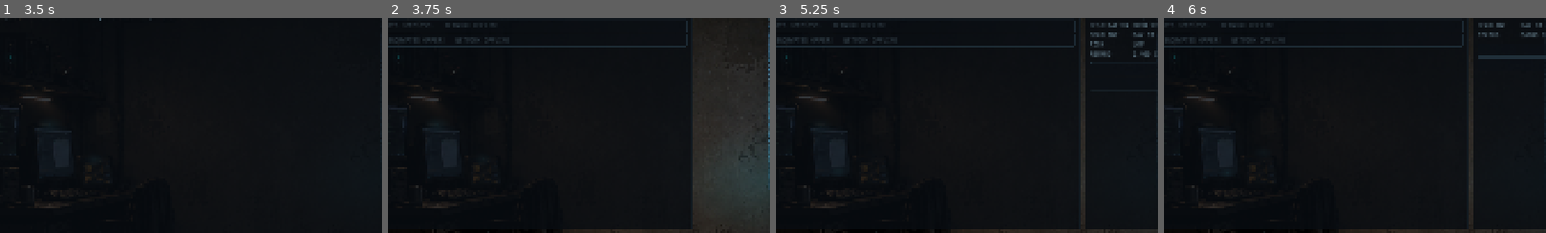
Above: before the commit, frames 1-4 (left to right).
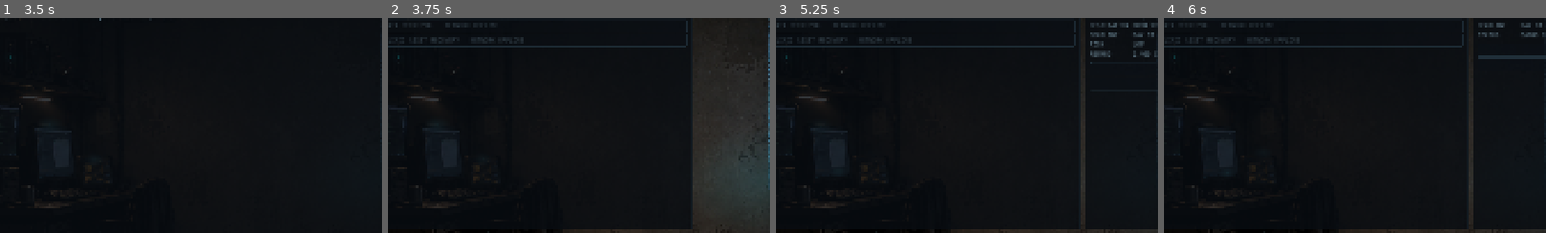
Above: after the commit, the same moments.

Repository: merlinbr/operator
Game: Godot game, scene res://scenes/main/main.tscn
The game is run twice, just before and just after one commit, with the same random seed, the same clock (stepped at 60 frames per second) and the same inputs.
Inputs:
- Up to frame 1 (3.5 s): click "COLLAPSE ▲" at 0.5 s; click "EXPAND ▼" at 1.25 s; click "◈" at 2 s; click "✉" at 2.75 s
- Up to frame 2 (3.75 s): click "▣" at 3.5 s
- Up to frame 3 (5.25 s): click "!" at 4.25 s; click "COLD-CHAIN DELIVERY 1,400 CR" at 5 s
- Up to frame 4 (6 s): click "ACCEPT" at 5.75 s
The pictures show only the part of the screen within x 6-56%, y 18-68%; the shares and areas given below are measured in that part.

Frame 1 is identical in both runs. In frame 2, 0.2% of the frame differs, in the area x 2-36%, y 3-12%; in frame 3, 0.2%; in frame 4, 0.2%.

Commit message:
feat: add early contract portfolio catalog

Diff:
--- a/data/contracts/contract_catalog.gd
+++ b/data/contracts/contract_catalog.gd
@@ -18,64 +18,77 @@
 			"phase": &"offer",
 			"resolution_id": &"",
 			"proceed_minutes": 80,
+			"proceed_label": "DOCK 17",
+			"accept_message": "Keep it cold. Keep it boring.",
+			"proceed_message": "Customs is fishing for an excuse.",
 			"complication": {
 				"title": "CUSTOMS HOLD // DOCK 17",
 				"body": "Cold-chain cargo flagged for manual inspection.",
 				"choices": [
-					{
-						"id": &"pay_fee", "label": "PAY CLEARANCE FEE // 250 CR",
-						"credit_delta": 1150, "heat_delta": 0, "terminal_status": &"completed",
-						"preview": "+1,150 CR // HEAT +0 // CONTRACT COMPLETE",
-						"result": "CLEARANCE PAID // CARGO RELEASED",
-					},
-					{
-						"id": &"call_mara", "label": "CALL MARA",
-						"credit_delta": 1400, "heat_delta": 0, "terminal_status": &"completed",
-						"sets_mara_favor_owed": true,
-						"preview": "+1,400 CR // HEAT +0 // CONTRACT COMPLETE // MARA FAVOR OWED",
-						"result": "MARA CALLED // FAVOR OWED",
-					},
-					{
-						"id": &"bypass", "label": "BYPASS INSPECTION",
-						"credit_delta": 1400, "heat_delta": 2, "terminal_status": &"completed",
-						"preview": "+1,400 CR // HEAT +2 // CONTRACT COMPLETE",
-						"result": "INSPECTION BYPASSED // CAMERAS ALERTED",
-					},
-					{
-						"id": &"abort", "label": "ABORT DELIVERY",
-						"credit_delta": 0, "heat_delta": 0, "terminal_status": &"failed",
-						"preview": "+0 CR // HEAT +0 // CONTRACT FAILED",
-						"result": "DELIVERY ABORTED // CARGO LOST",
-					},
+					{"id": &"pay_fee", "label": "PAY CLEARANCE FEE // 250 CR", "credit_delta": 1150, "heat_delta": 0, "terminal_status": &"completed", "unlocks_contract_id": &"data_retrieval", "preview": "+1,150 CR // HEAT +0 // CONTRACT COMPLETE", "result": "CLEARANCE PAID // CARGO RELEASED", "ticker": "CONTRACT COMPLETE // +1,150 CR", "message_sender": "MARA", "message_preview": "Paperwork cost less than a seizure."},
+					{"id": &"call_mara", "label": "CALL MARA", "credit_delta": 1400, "heat_delta": 0, "terminal_status": &"completed", "sets_mara_favor_owed": true, "unlocks_contract_id": &"data_retrieval", "preview": "+1,400 CR // HEAT +0 // CONTRACT COMPLETE // MARA FAVOR OWED", "result": "MARA CALLED // FAVOR OWED", "ticker": "CONTRACT COMPLETE // +1,400 CR", "message_sender": "MARA", "message_preview": "You owe me one."},
+					{"id": &"bypass", "label": "BYPASS INSPECTION", "credit_delta": 1400, "heat_delta": 2, "terminal_status": &"completed", "unlocks_contract_id": &"data_retrieval", "preview": "+1,400 CR // HEAT +2 // CONTRACT COMPLETE", "result": "INSPECTION BYPASSED // CAMERAS ALERTED", "ticker": "CONTRACT COMPLETE // +1,400 CR // HEAT +2", "message_sender": "MARA", "message_preview": "The crate moved; so did their cameras."},
+					{"id": &"abort", "label": "ABORT DELIVERY", "credit_delta": 0, "heat_delta": 0, "terminal_status": &"failed", "unlocks_contract_id": &"data_retrieval", "preview": "+0 CR // HEAT +0 // CONTRACT FAILED", "result": "DELIVERY ABORTED // CARGO LOST", "ticker": "CONTRACT FAILED // DELIVERY ABORTED", "message_sender": "MARA", "message_preview": "Walking was cheaper than escalation."},
 				],
 			},
 		},
 		{
 			"id": &"data_retrieval",
-			"title": "Data Retrieval",
-			"client": "[REDACTED]",
+			"code": "D-207",
+			"title": "DATA RETRIEVAL",
+			"client": "Northline Systems",
 			"reward_credits": 4200,
 			"risk": "ELEVATED",
-			"destination": "SECTOR 9",
-			"deadline_day": 0,
-			"deadline_minute": 0,
+			"destination": "SECTOR 9 // TRANSIT EXCHANGE",
+			"deadline_day": 15,
+			"deadline_minute": 7 * 60,
 			"is_playable": false,
 			"status": &"available",
 			"phase": &"offer",
 			"resolution_id": &"",
+			"proceed_minutes": 55,
+			"proceed_label": "TRANSIT EXCHANGE",
+			"accept_message": "Northline pays for silence. Keep the shard intact.",
+			"proceed_message": "The kiosk is live. Corporate audit is already on it.",
+			"complication": {
+				"title": "REMOTE AUDIT // TRANSIT EXCHANGE",
+				"body": "The service kiosk holding the controller shard is under corporate audit.",
+				"choices": [
+					{"id": &"spoof_credentials", "label": "SPOOF SERVICE CREDENTIALS", "credit_delta": 4200, "heat_delta": 0, "terminal_status": &"completed", "max_heat": 3, "unlocks_contract_id": &"clinic_asset_recovery", "preview": "+4,200 CR // HEAT +0 // CONTRACT COMPLETE", "result": "CREDENTIALS SPOOFED // SHARD RETRIEVED", "ticker": "CONTRACT COMPLETE // +4,200 CR", "message_sender": "MARA", "message_preview": "Clean work. Northline will not see your name."},
+					{"id": &"buy_token", "label": "BUY CLEAN ACCESS TOKEN // 400 CR", "credit_delta": 3800, "heat_delta": 0, "terminal_status": &"completed", "unlocks_contract_id": &"clinic_asset_recovery", "preview": "+3,800 CR // HEAT +0 // CONTRACT COMPLETE", "result": "AUDITED ACCESS PURCHASED // SHARD RETRIEVED", "ticker": "CONTRACT COMPLETE // +3,800 CR", "message_sender": "MARA", "message_preview": "Expensive, but nobody is looking for you."},
+					{"id": &"force_readout", "label": "FORCE KIOSK READOUT", "credit_delta": 4200, "heat_delta": 1, "terminal_status": &"completed", "unlocks_contract_id": &"clinic_asset_recovery", "preview": "+4,200 CR // HEAT +1 // CONTRACT COMPLETE", "result": "READOUT FORCED // AUDIT RECORDED", "ticker": "CONTRACT COMPLETE // +4,200 CR // HEAT +1", "message_sender": "MARA", "message_preview": "You have the shard. The audit has your silhouette."},
+					{"id": &"routed_vendor_id", "label": "USE ROUTED VENDOR ID // 650 CR", "credit_delta": 3550, "heat_delta": 0, "terminal_status": &"completed", "min_heat": 4, "unlocks_contract_id": &"clinic_asset_recovery", "preview": "+3,550 CR // HEAT +0 // CONTRACT COMPLETE", "result": "VENDOR ID ROUTED // SHARD RETRIEVED", "ticker": "CONTRACT COMPLETE // +3,550 CR", "message_sender": "MARA", "message_preview": "That Heat made quiet expensive. Still beats a second flag."},
+					{"id": &"abort", "label": "ABORT RETRIEVAL", "credit_delta": 0, "heat_delta": 0, "terminal_status": &"failed", "unlocks_contract_id": &"clinic_asset_recovery", "preview": "+0 CR // HEAT +0 // CONTRACT FAILED", "result": "RETRIEVAL ABORTED // SHARD LEFT IN PLACE", "ticker": "CONTRACT FAILED // DATA RETRIEVAL", "message_sender": "MARA", "message_preview": "Leaving clean is better than leaving tagged."},
+				],
+			},
 		},
 		{
-			"id": &"encrypted_offer",
-			"title": "[ENCRYPTED OFFER]",
-			"client": "UNKNOWN",
-			"reward_credits": 0,
-			"risk": "UNKNOWN",
-			"destination": "UNKNOWN",
-			"deadline_day": 0,
-			"deadline_minute": 0,
+			"id": &"clinic_asset_recovery",
+			"code": "R-311",
+			"title": "CLINIC ASSET RECOVERY",
+			"client": "Vesper Community Clinic",
+			"reward_credits": 3200,
+			"risk": "MODERATE",
+			"destination": "LOWER VESPER // MEDICAL SUBLEVEL",
+			"deadline_day": 15,
+			"deadline_minute": 12 * 60,
 			"is_playable": false,
 			"status": &"available",
 			"phase": &"offer",
 			"resolution_id": &"",
+			"proceed_minutes": 65,
+			"proceed_label": "MEDICAL SUBLEVEL",
+			"accept_message": "Clinic work is clean work. Try to leave it that way.",
+			"proceed_message": "The diagnostic drone is behind a contractor lock.",
+			"complication": {
+				"title": "MAINTENANCE LOCK // MEDICAL SUBLEVEL",
+				"body": "The diverted diagnostic drone is parked behind contractor security.",
+				"choices": [
+					{"id": &"clinic_override", "label": "REQUEST CLINIC OVERRIDE", "credit_delta": 3200, "heat_delta": 0, "terminal_status": &"completed", "preview": "+3,200 CR // HEAT +0 // CONTRACT COMPLETE", "result": "OVERRIDE GRANTED // DRONE RETURNED", "ticker": "CONTRACT COMPLETE // +3,200 CR", "message_sender": "MARA", "message_preview": "Ordinary work still pays. Remember that."},
+					{"id": &"maintenance_bypass", "label": "USE MAINTENANCE BYPASS", "credit_delta": 3500, "heat_delta": 2, "terminal_status": &"completed", "preview": "+3,500 CR // HEAT +2 // CONTRACT COMPLETE", "result": "MAINTENANCE LOCK BYPASSED // DRONE RETURNED", "ticker": "CONTRACT COMPLETE // +3,500 CR // HEAT +2", "message_sender": "MARA", "message_preview": "You got paid. The lock logged the rest."},
+					{"id": &"settle_mara_favor", "label": "SETTLE MARA'S FAVOR // HAND DELIVERY", "credit_delta": 2600, "heat_delta": 0, "terminal_status": &"completed", "requires_mara_favor": true, "clears_mara_favor": true, "preview": "+2,600 CR // HEAT +0 // CONTRACT COMPLETE // FAVOR SETTLED", "result": "HAND DELIVERY COMPLETE // FAVOR SETTLED", "ticker": "CONTRACT COMPLETE // +2,600 CR // FAVOR SETTLED", "message_sender": "MARA", "message_preview": "We are square. Keep the clinic on your good side."},
+					{"id": &"abort", "label": "ABORT RECOVERY", "credit_delta": 0, "heat_delta": 0, "terminal_status": &"failed", "preview": "+0 CR // HEAT +0 // CONTRACT FAILED", "result": "RECOVERY ABORTED // DRONE LEFT IN PLACE", "ticker": "CONTRACT FAILED // ASSET RECOVERY", "message_sender": "MARA", "message_preview": "No drone is worth getting boxed in."},
+				],
+			},
 		},
 	]
--- a/tests/test_contract_catalog.gd
+++ b/tests/test_contract_catalog.gd
@@ -4,25 +4,55 @@
 
 func _run() -> void:
 	var contracts := ContractCatalog.all()
-	check(contracts.size() == 3, "catalog has C-1042 plus two unavailable offers")
+	check(contracts.size() == 3, "catalog contains the three-contract early portfolio")
 
 	var delivery: Dictionary = contracts[0]
-	check(delivery.id == &"cold_chain_delivery", "first contract is cold-chain delivery")
-	check(delivery.code == "C-1042", "delivery has operator-facing code")
-	check(delivery.deadline_day == 15 and delivery.deadline_minute == 240,
-		"deadline is Day 15 at 04:00")
-	check(delivery.proceed_minutes == 80, "proceed duration is exactly 80 minutes")
-	check(delivery.is_playable and delivery.status == &"available" and delivery.phase == &"offer",
-		"delivery starts playable and available")
-	check(delivery.complication.choices.size() == 4, "delivery has four deterministic Customs choices")
+	check(delivery.id == &"cold_chain_delivery" and delivery.code == "C-1042",
+		"C-1042 remains the first contract")
+	check(delivery.is_playable and delivery.proceed_label == "DOCK 17",
+		"C-1042 starts enabled with its existing proceed label")
 	for choice: Dictionary in delivery.complication.choices:
-		check(choice.has("preview") and not choice.preview.is_empty(),
-			"each Customs choice has an authored consequence preview")
-		check(choice.has("result") and not choice.result.is_empty(),
-			"each Customs choice has an authored operational result")
+		check(choice.has("ticker") and choice.has("message_sender")
+			and choice.has("message_preview") and choice.has("unlocks_contract_id"),
+			"each C-1042 outcome has authored feedback and a successor")
+		check(choice.unlocks_contract_id == &"data_retrieval",
+			"every C-1042 outcome unlocks D-207")
 
-	check(not contracts[1].is_playable and not contracts[2].is_playable,
-		"other catalog offers start unavailable")
+	var data_retrieval: Dictionary = contracts[1]
+	check(data_retrieval.id == &"data_retrieval" and data_retrieval.code == "D-207",
+		"second contract is D-207")
+	check(not data_retrieval.is_playable and data_retrieval.proceed_minutes == 55
+		and data_retrieval.proceed_label == "TRANSIT EXCHANGE",
+		"D-207 starts locked and has its authored travel action")
+	check(data_retrieval.deadline_day == 15 and data_retrieval.deadline_minute == 7 * 60,
+		"D-207 deadline is Day 15 at 07:00")
+	check(_choice(data_retrieval, &"spoof_credentials").max_heat == 3,
+		"credential spoof is limited to Heat below four")
+	check(_choice(data_retrieval, &"routed_vendor_id").min_heat == 4,
+		"routed vendor ID replaces spoofing at Heat four or above")
+	for choice: Dictionary in data_retrieval.complication.choices:
+		check(choice.unlocks_contract_id == &"clinic_asset_recovery",
+			"every D-207 outcome unlocks R-311")
+
+	var recovery: Dictionary = contracts[2]
+	check(recovery.id == &"clinic_asset_recovery" and recovery.code == "R-311",
+		"third contract is R-311")
+	check(not recovery.is_playable and recovery.proceed_minutes == 65
+		and recovery.proceed_label == "MEDICAL SUBLEVEL",
+		"R-311 starts locked and has its authored travel action")
+	check(recovery.deadline_day == 15 and recovery.deadline_minute == 12 * 60,
+		"R-311 deadline is Day 15 at 12:00")
+	var hand_delivery := _choice(recovery, &"settle_mara_favor")
+	check(hand_delivery.requires_mara_favor and hand_delivery.clears_mara_favor
+		and hand_delivery.credit_delta == 2600,
+		"R-311 contains the lower-paying Mara favor settlement")
+
 	contracts[0].status = &"completed"
 	check(ContractCatalog.all()[0].status == &"available",
 		"each catalog request returns fresh runtime records")
+
+func _choice(contract: Dictionary, choice_id: StringName) -> Dictionary:
+	for choice: Dictionary in contract.complication.choices:
+		if choice.id == choice_id:
+			return choice
+	return {}
